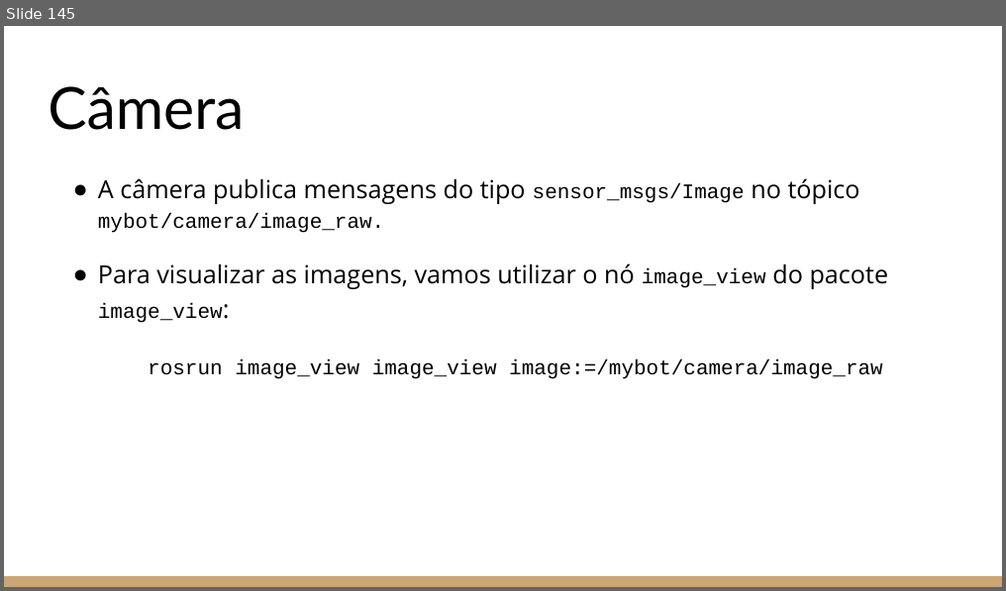
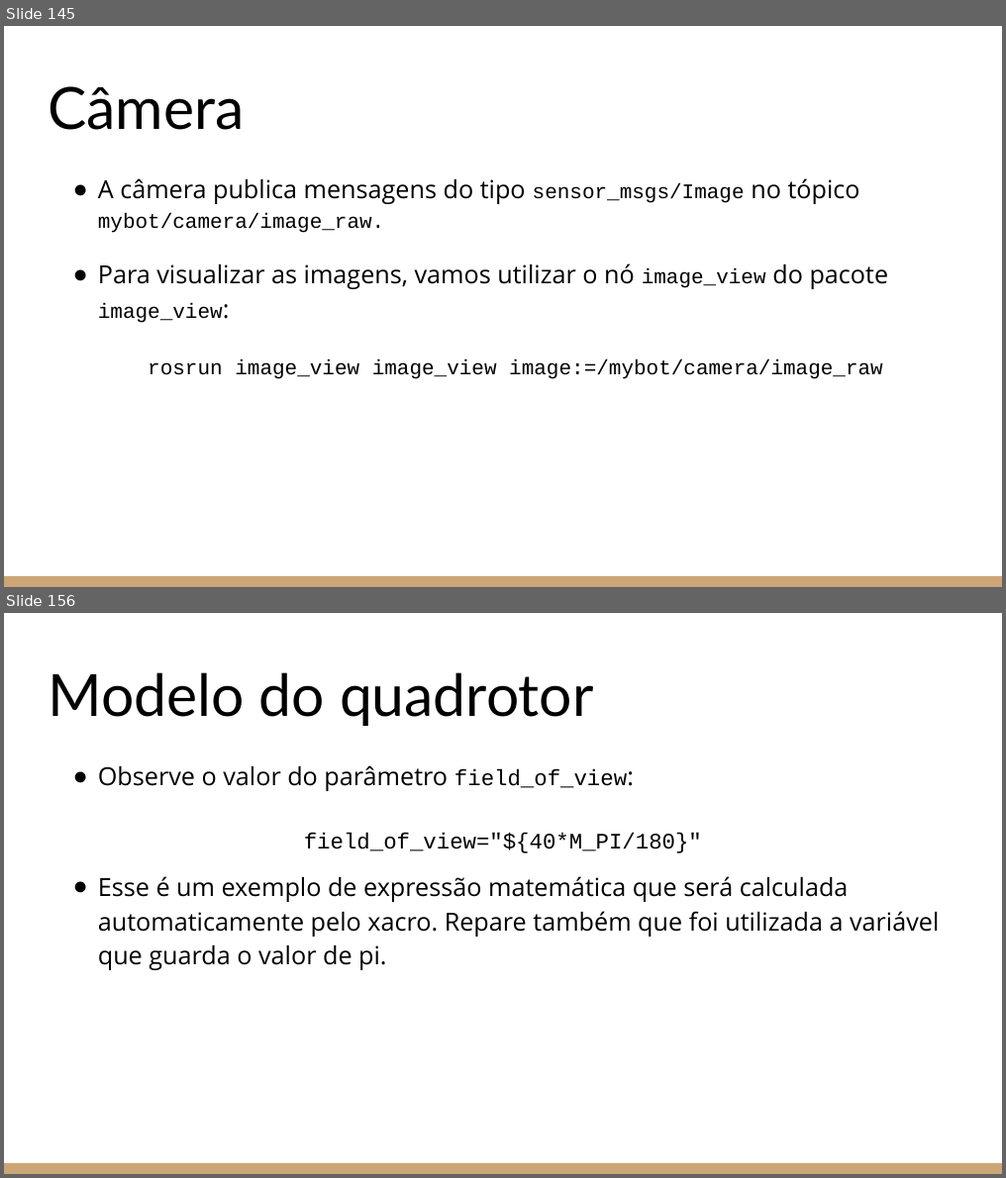
Before and after one commit to Leledj/ros_e_gazebo, a slide deck: Introdução ao ROS e ao Gazebo.pptx. Shown one above the other, each under a label of ours: slide 145 before the commit, slides 145 and 156 after it; the slides between them are not shown. The pictures are 1006x591 and 1006x1178 pixels, drawn with LibreOffice and Linux fonts; fonts in the diff are those of the drawing. Boxes give left, top, right and bottom in pixels: in the first picture for what was removed or moved away, otherwise in the second. Text is boxed around its words. In the diff, an @@ line names an element or a change of style, - is before the commit and + after.

```diff
--- a/Introdução ao ROS e ao Gazebo.pptx
+++ b/Introdução ao ROS e ao Gazebo.pptx
@@ slide 156 added at (x1=4, y1=613, x2=1002, y2=1174), background #FFFFFF; not listed: 1 template element that a slide beside it also shows @@
@@ title added at (x1=48, y1=672, x2=594, y2=726), 42 pt, text #000000 @@
+Modelo do quadrotor
@@ text added at (x1=98, y1=765, x2=939, y2=970), 18 pt, text #000000 @@
+● Observe o valor do parâmetro field_of_view:
+field_of_view="${40*M_PI/180}"
+● Esse é um exemplo de expressão matemática que será calculada automaticamente pelo xacro. Repare também que foi utilizada a variável que guarda o valor de pi.
```
Also in this commit, not shown: 48 other slides added, 2 other files.
